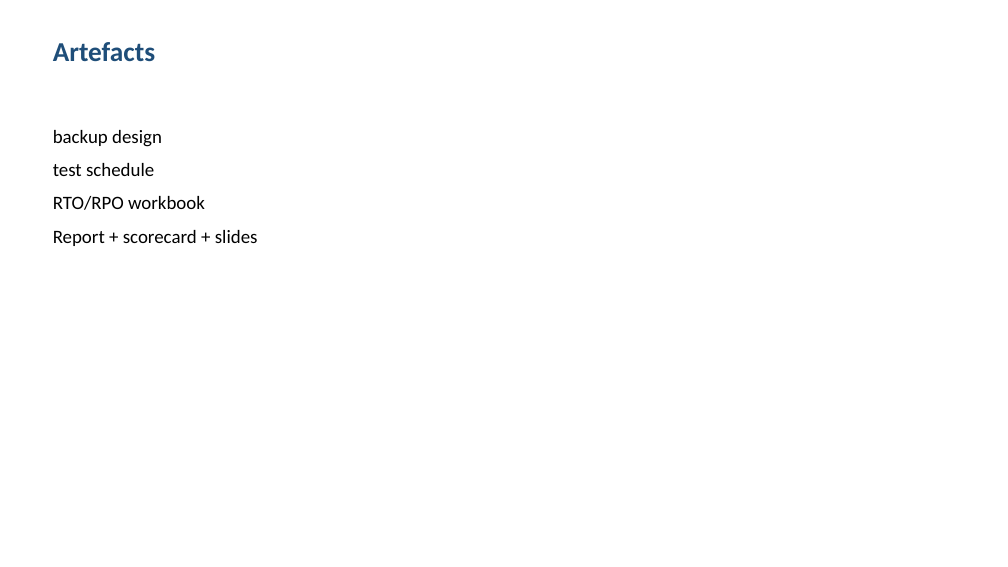
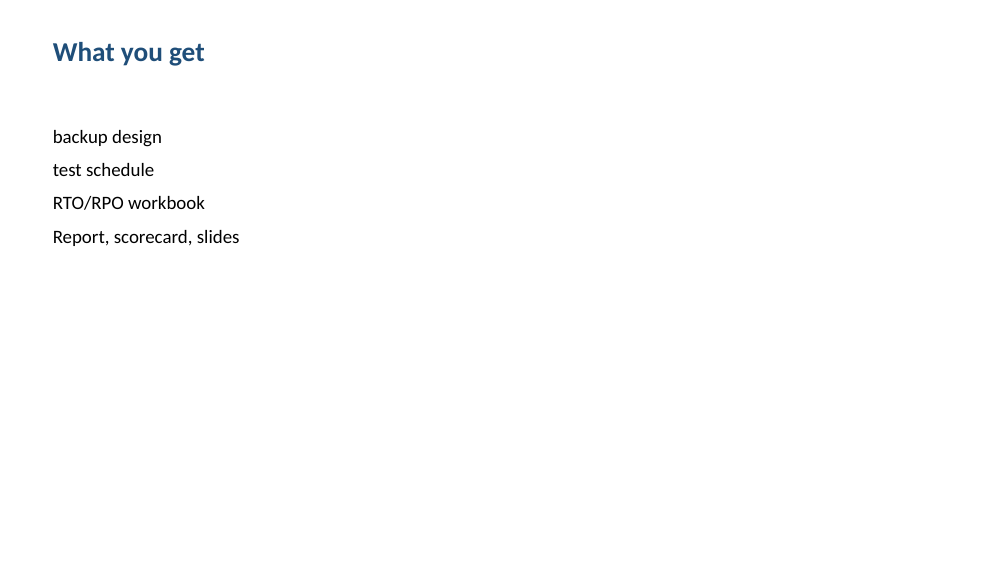
Before and after one commit to shohrabniaz/backup-strategy-3-2-1-1-0, a slide deck: slide 3 of Final_Submission/02_Presentation.pptx. Drawn at 1008x567 pixels with LibreOffice and Linux fonts; fonts in the diff are those of the drawing. Boxes give left, top, right and bottom in pixels: in the first picture for what was removed or moved away, otherwise in the second. Text is boxed around its words. In the diff, an @@ line names an element or a change of style, - is before the commit and + after.

```diff
--- a/Final_Submission/02_Presentation.pptx
+++ b/Final_Submission/02_Presentation.pptx
@@ text at (53,42,205,66): text changed @@
-Artefacts
+What you get
@@ text at (53,230,240,246): text changed @@
-Report + scorecard + slides
+Report, scorecard, slides
```
Also in this commit, not shown: 3 other slides changed, 12 other files.
